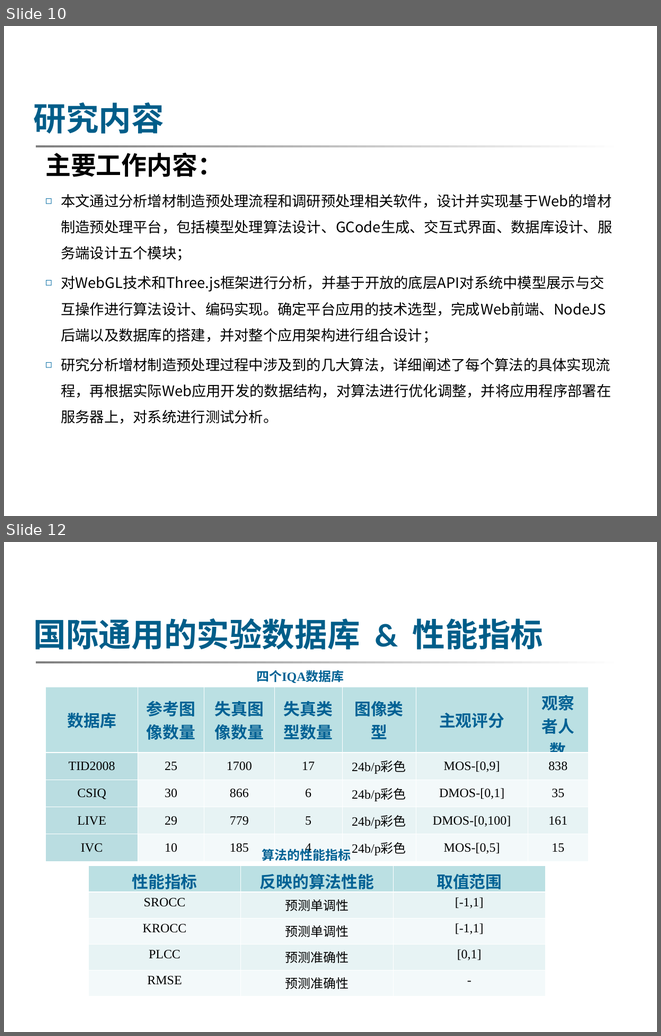
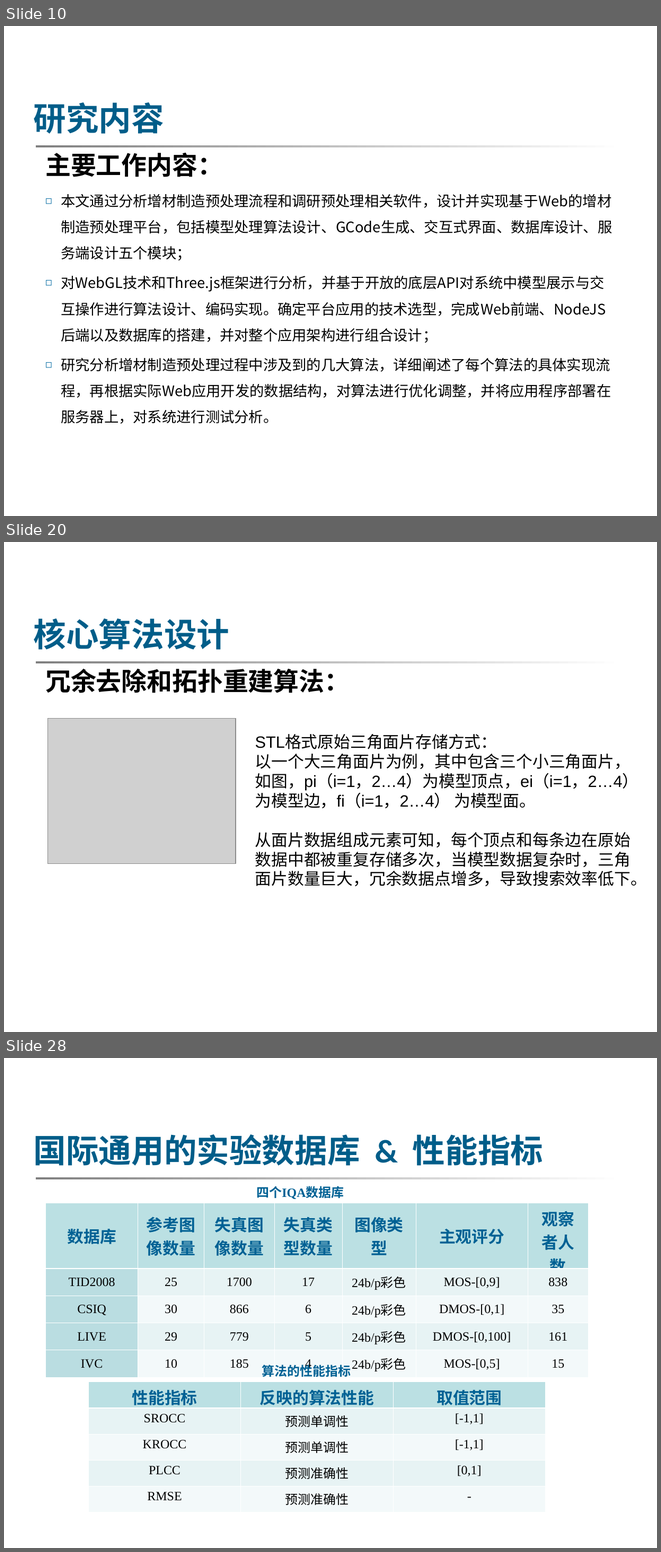
Before and after one commit to WutBottle/2021dissertation, a slide deck: 硕士论文答辩-张鹏.ppt. Shown one above the other, each under a label of ours: slides 10 and 12 before the commit, slides 10, 20 and 28 after it; the slides between them are not shown. The pictures are 661x1036 and 661x1552 pixels, drawn with LibreOffice and Linux fonts; fonts in the diff are those of the drawing; grey boxes stand for pictures; background and template pictures are left out. Boxes give left, top, right and bottom in pixels: in the first picture for what was removed or moved away, otherwise in the second. Text is boxed around its words. In the diff, an @@ line names an element or a change of style, - is before the commit and + after.

```diff
--- a/硕士论文答辩-张鹏.ppt
+++ b/硕士论文答辩-张鹏.ppt
@@ slide 20 added at bbox=[4, 542, 657, 1032], background picture (left out); not listed: 1 template element that a slide beside it also shows @@
@@ text added at bbox=[34, 618, 230, 650], 36 pt, text #005D89, bold @@
+核心算法设计
@@ text added at bbox=[45, 669, 350, 693], 28 pt, text #000000, bold @@
+冗余去除和拓扑重建算法：
@@ picture added at bbox=[48, 718, 236, 863] @@
@@ text added at bbox=[255, 734, 647, 886], 18 pt, text #000000 @@
+STL格式原始三角面片存储方式：
+以一个大三角面片为例，其中包含三个小三角面片，
+如图，pi（i=1，2…4）为模型顶点，ei（i=1，2…4）
+为模型边，fi（i=1，2…4） 为模型面。
+从面片数据组成元素可知，每个顶点和每条边在原始
+数据中都被重复存储多次，当模型数据复杂时，三角
+面片数量巨大，冗余数据点增多，导致搜索效率低下。
@@ what was slide 12 is now slide 28 @@
```
Also in this commit, not shown: 1 slide changed, 15 other slides added, 2 other files.
